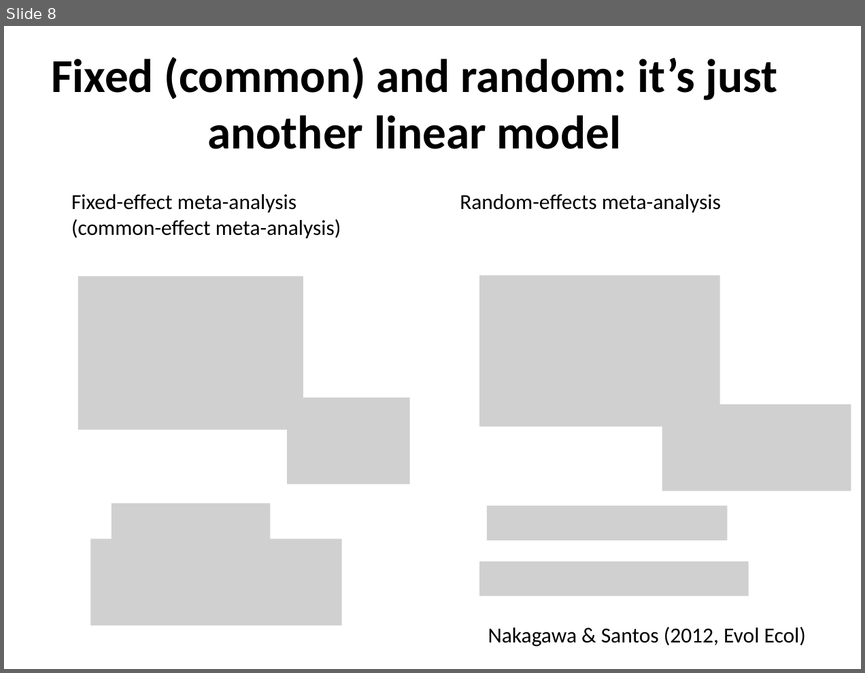
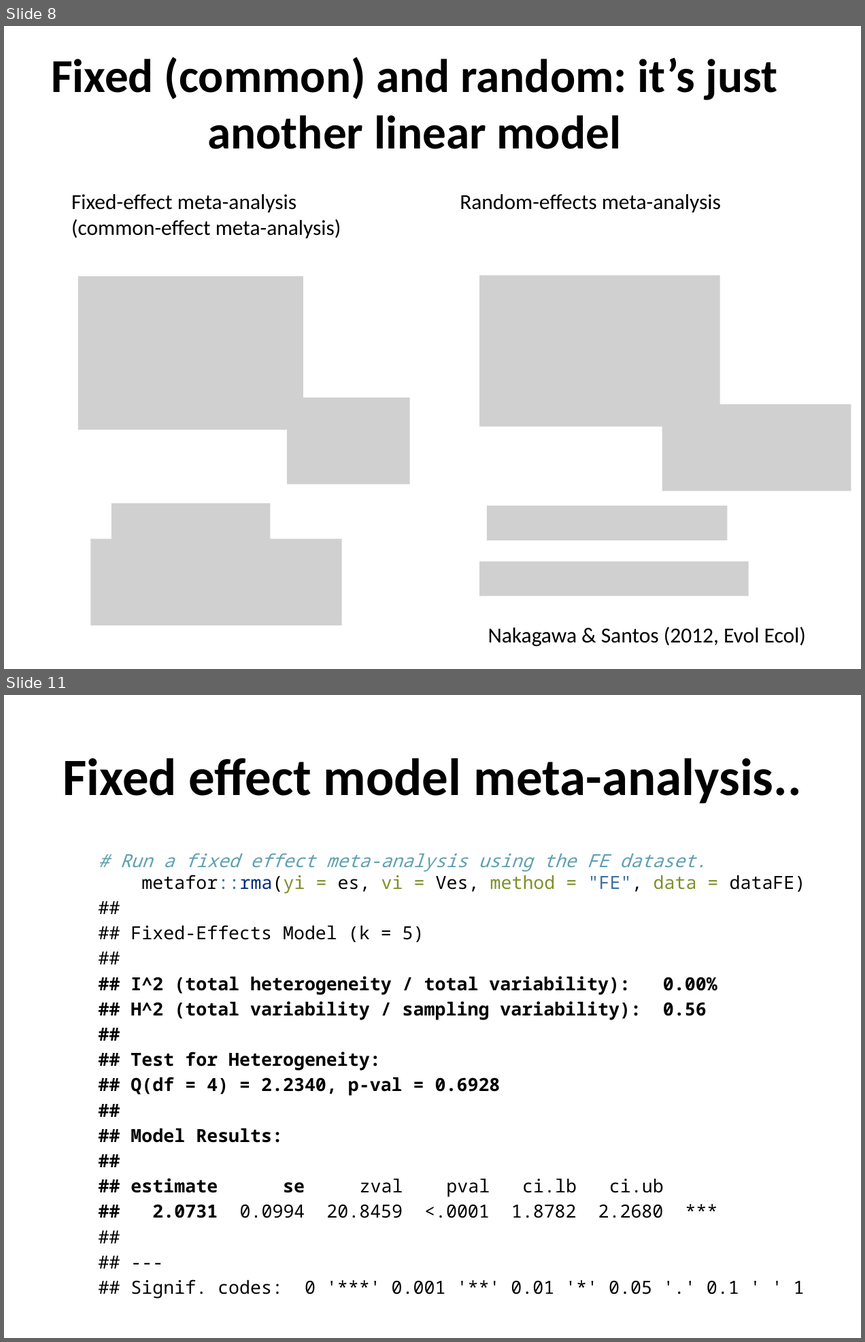
Before and after one commit to daniel1noble/meta-workshop, a slide deck: slides/2.Models.pptx. Shown one above the other, each under a label of ours: slide 8 before the commit, slides 8 and 11 after it; the slides between them are not shown. The pictures are 865x673 and 865x1342 pixels, drawn with LibreOffice and Linux fonts; fonts in the diff are those of the drawing; grey boxes stand for pictures. Boxes give left, top, right and bottom in pixels: in the first picture for what was removed or moved away, otherwise in the second. Text is boxed around its words. In the diff, an @@ line names an element or a change of style, - is before the commit and + after.

Commit message:
Added slides breaking down models

```diff
--- a/slides/2.Models.pptx
+++ b/slides/2.Models.pptx
@@ slide 11 added at (x1=4, y1=695, x2=861, y2=1338), background #FFFFFF @@
@@ title added at (x1=62, y1=758, x2=802, y2=803), 44 pt, text #000000, bold @@
+Fixed effect model meta-analysis..
@@ text added at (x1=120, y1=853, x2=806, y2=1298), 15.2 pt, text #000000 @@
+# Run a fixed effect meta-analysis using the FE dataset.
+metafor::rma(yi = es, vi = Ves, method = "FE", data = dataFE)
+##
+## Fixed-Effects Model (k = 5)
+##
+## I^2 (total heterogeneity / total variability): 0.00%
+## H^2 (total variability / sampling variability): 0.56
+##
+## Test for Heterogeneity:
+## Q(df = 4) = 2.2340, p-val = 0.6928
+##
+## Model Results:
+##
+## estimate se zval pval ci.lb ci.ub
+## 2.0731 0.0994 20.8459 <.0001 1.8782 2.2680 ***
+##
+## ---
+## Signif. codes: 0 '***' 0.001 '**' 0.01 '*' 0.05 '.' 0.1 ' ' 1
```
Also in this commit, not shown: 1 slide changed, 12 other slides added.
